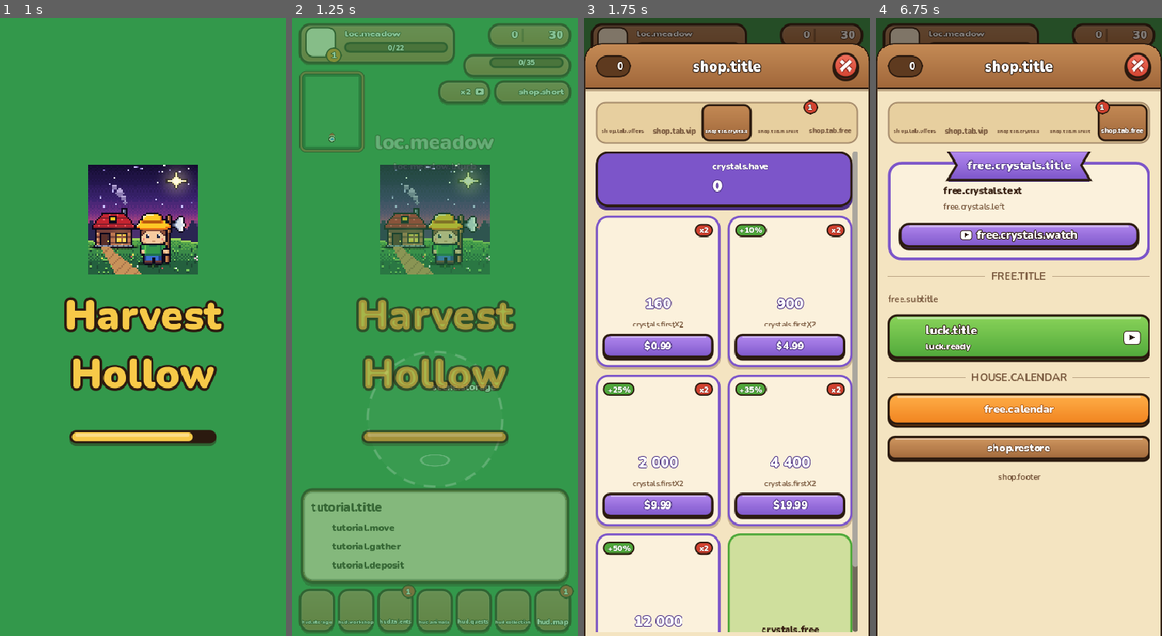
Above: before the commit, frames 1-4 (left to right).
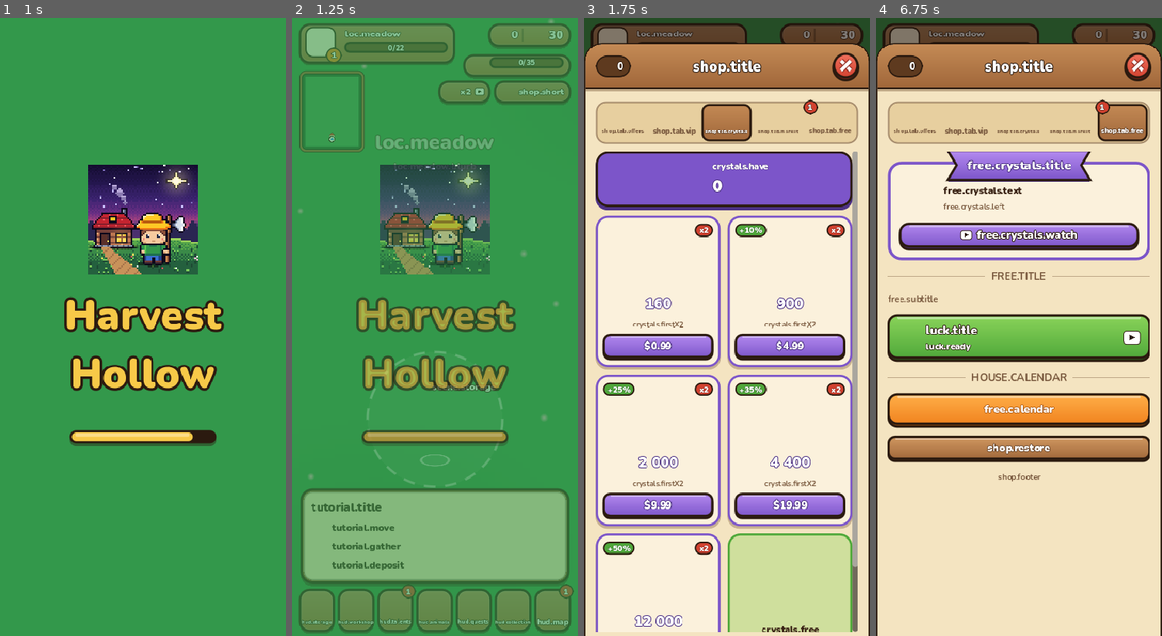
Above: after the commit, the same moments.

Repository: BaturinIgor/GameFarm
Game: Godot game, scene res://scenes/splash.tscn
The game is run twice, just before and just after one commit, with the same random seed, the same clock (stepped at 60 frames per second) and the same inputs.
Inputs (mouse positions are in pixels of both pictures, inside the frame that each line leads up to):
- Up to frame 1 (1 s): tap Enter at 0.5 s; move the mouse to (205, 296) at 0.52 s; click (205, 296) at 0.67 s
- Up to frame 2 (1.25 s): no input
- Up to frame 3 (1.75 s): click (798, 36) at 1.27 s
- Up to frame 4 (6.75 s): click (1047, 92) at 2 s; click (1116, 92) at 2.77 s; click (901, 611) at 3.52 s; click (938, 611) at 4.27 s; click (978, 611) at 5.02 s; click (1019, 611) at 5.77 s; click (1059, 611) at 6.52 s

Frame 1 is identical in both runs. In frame 2, less than 0.1% of the frame differs, in the area x 2-94%, y 0-75%; in frame 3, less than 0.1%; in frame 4, less than 0.1%.

Commit message:
Атмосфера локаций как в iOS (блики на воде, тени облаков, бабочки и пчёлы, погода, тонировка, темнота пещер); подписи вкладок видны
Co-Authored-By: Claude Opus 5.5 <noreply@anthropic.com>
Claude-Session: https://claude.ai/code/session_01KB9UT2PnJvNq3jxcqRz319

Diff:
--- a/godot/scripts/ui/ui_kit.gd
+++ b/godot/scripts/ui/ui_kit.gd
@@ -163,6 +163,8 @@
 			l.label_settings.font = font()
 		l.clip_text = true
 		l.size_flags_vertical = Control.SIZE_SHRINK_CENTER
+		# Обрезаемая подпись без растяжения получает нулевую ширину
+		l.size_flags_horizontal = Control.SIZE_EXPAND_FILL
 		inner.add_child(l)
 		var n := int(it[2]) if it.size() > 2 else 0
 		if n > 0:
--- /dev/null
+++ b/godot/scripts/world/features/atmosphere_feature.gd
@@ -0,0 +1,377 @@
+class_name AtmosphereFeature
+extends WorldFeature
+## Атмосфера локации как в iOS (addAtmosphere, decorateWater, updateAmbient): блики на воде и пузыри лавы,
+## тени облаков, бабочки и пчёлы, погода (лепестки, листья, пыльца, светлячки, песок, снег, искры, угольки,
+## звёзды), лёгкая тонировка и темнота в пещерах. Всё берётся из Locations: weather, tint, cloud_shadows,
+## critters, dark, lava.
+
+var _clouds: Array = []        ## Sprite2D
+var _critters: Array = []      ## {node, heading, phase, flier}
+var _on_camera: Array = []     ## узлы на камере (погода, тонировка, темнота) - убрать при смене карты
+var _size := Vector2.ZERO
+
+static var _spark: Texture2D
+static var _dark: Texture2D
+
+
+func build(world: World) -> void:
+	_size = world.layout.size
+	var spec: Dictionary = world.spec
+	if spec["kind"] == "home" or spec["kind"] == "dungeon":
+		return
+	_water(world, bool(spec.get("lava", false)))
+	if bool(spec.get("cloud_shadows", false)) and not bool(spec.get("dark", false)):
+		_build_clouds(world, bool(spec.get("lava", false)))
+	for emoji in spec.get("critters", []):
+		for i in 3:
+			_add_critter(world, str(emoji))
+	_weather(world, str(spec.get("weather", "")))
+	var tint: Color = spec.get("tint", Color(0, 0, 0, 0))
+	if tint.a > 0.0:
+		var rect := ColorRect.new()
+		rect.color = tint
+		rect.mouse_filter = Control.MOUSE_FILTER_IGNORE
+		rect.size = Vector2(1400, 2000)
+		rect.position = -rect.size / 2.0
+		rect.z_index = 900
+		_camera_child(world, rect)
+	if bool(spec.get("dark", false)):
+		var dark := Sprite2D.new()
+		dark.texture = _darkness()
+		dark.scale = Vector2.ONE * 2600.0 / 512.0
+		dark.z_index = 940
+		_camera_child(world, dark)
+
+
+func clear(_w: World) -> void:
+	_clouds.clear()
+	_critters.clear()
+	for n in _on_camera:
+		if is_instance_valid(n):
+			n.queue_free()
+	_on_camera.clear()
+
+
+func process(_world: World, dt: float) -> void:
+	for s in _clouds:
+		var c: Sprite2D = s
+		if not is_instance_valid(c):
+			continue
+		var half := c.texture.get_size() * c.scale / 2.0
+		c.position += Vector2(16.0, -5.0) * dt
+		if c.position.x - half.x > _size.x:
+			c.position.x = -half.x
+			c.position.y = randf_range(0.0, _size.y)
+		if c.position.y + half.y < 0.0:
+			c.position.y = _size.y + half.y
+	for cr in _critters:
+		var n: Node2D = cr["node"]
+		if not is_instance_valid(n):
+			continue
+		cr["phase"] = float(cr["phase"]) + dt
+		cr["heading"] = float(cr["heading"]) + sin(float(cr["phase"]) * 0.7) * dt * 1.4
+		var speed := 34.0 if cr["flier"] else 10.0
+		var h: float = cr["heading"]
+		n.position += Vector2(cos(h), -sin(h)) * speed * dt
+		if n.position.x < 60.0 or n.position.x > _size.x - 60.0 or n.position.y < 60.0 or n.position.y > _size.y - 60.0:
+			cr["heading"] = h + PI
+			n.position = n.position.clamp(Vector2(60, 60), _size - Vector2(60, 60))
+		var dir := cos(float(cr["heading"]))
+		if absf(dir) > 0.2:
+			(n as Sprite2D).flip_h = dir < 0.0
+
+
+func _camera_child(world: World, n: Node) -> void:
+	world.camera.add_child(n)
+	_on_camera.append(n)
+
+
+# MARK: Вода
+
+## Блики на воде (или пузыри на лаве) в случайных клетках.
+func _water(world: World, lava: bool) -> void:
+	var lay := world.layout
+	var cells: Array = []
+	for r in lay.rows:
+		for c in lay.cols:
+			if lay.is_water(c, r):
+				cells.append(Vector2i(c, r))
+	if cells.is_empty():
+		return
+	cells.shuffle()
+	var add := CanvasItemMaterial.new()
+	add.blend_mode = CanvasItemMaterial.BLEND_MODE_ADD
+	for cell in cells.slice(0, mini(40, cells.size() / 3 + 1)):
+		var s := Sprite2D.new()
+		s.position = lay.center(cell.x, cell.y)
+		s.modulate.a = 0.0
+		s.z_index = -5
+		if lava:
+			s.texture = Fx.dot_texture()
+			s.scale = Vector2.ONE * 4.5
+			s.modulate = Color(1, 0.85, 0.3, 0.0)
+		else:
+			s.texture = spark_texture()
+			s.material = add
+		world.flat.add_child(s)
+		var base := s.scale
+		var tw := s.create_tween().set_loops()
+		tw.tween_interval(randf_range(0.0, 3.0))
+		if lava:
+			tw.tween_property(s, "modulate:a", 1.0, 0.2)
+			tw.parallel().tween_property(s, "scale", base * 1.4, 0.8)
+			tw.tween_property(s, "modulate:a", 0.0, 0.15)
+			tw.parallel().tween_property(s, "scale", base * 2.0, 0.15)
+			tw.tween_property(s, "scale", base * 0.5, 0.0)
+			tw.tween_interval(randf_range(0.8, 2.5))
+		else:
+			tw.tween_property(s, "modulate:a", 0.7, 0.4)
+			tw.parallel().tween_property(s, "scale", base * 1.3, 0.4)
+			tw.tween_property(s, "modulate:a", 0.0, 0.6)
+			tw.parallel().tween_property(s, "scale", base * 0.6, 0.6)
+			tw.tween_interval(randf_range(1.0, 3.0))
+
+
+## Блик: крестик из четырёх лучей, яркий в середине.
+static func spark_texture() -> Texture2D:
+	if _spark == null:
+		var n := 15
+		var img := Image.create(n, n, false, Image.FORMAT_RGBA8)
+		var c := n / 2
+		for y in n:
+			for x in n:
+				var dx := absi(x - c)
+				var dy := absi(y - c)
+				var a := 0.0
+				if dx == 0 or dy == 0:
+					a = 1.0 - float(maxi(dx, dy)) / float(c + 1)
+				elif dx == 1 and dy == 1:
+					a = 0.5
+				img.set_pixel(x, y, Color(1, 1, 1, clampf(a, 0.0, 1.0)))
+		_spark = ImageTexture.create_from_image(img)
+	return _spark
+
+
+# MARK: Облака
+
+func _build_clouds(world: World, lava: bool) -> void:
+	for i in 5:
+		var tex := Sprites.texture("cloud_shadow" if i % 2 == 0 else "cloud_shadow2")
+		if tex == null:
+			tex = Fx.glow_texture()
+		var s := Sprite2D.new()
+		s.texture = tex
+		var want := Vector2(randf_range(420.0, 620.0), randf_range(300.0, 420.0))
+		s.scale = want / tex.get_size()
+		s.position = Vector2(randf_range(0.0, _size.x), randf_range(0.0, _size.y))
+		s.modulate = Color(0, 0, 0, 0.14 if lava else 0.08) if tex == Fx.glow_texture() else Color(1, 1, 1, 0.14 if lava else 0.08)
+		s.z_index = 40
+		world.fx.add_child(s)
+		_clouds.append(s)
+
+
+# MARK: Живность
+
+## Бабочки и пчёлы из пака (остальные эмодзи в шрифте не нарисовать - их пропускаем).
+func _add_critter(world: World, emoji: String) -> void:
+	var name := ""
+	var cell := 8
+	match emoji:
+		"🦋":
+			name = "an_butterfly"
+			cell = 8
+		"🐝":
+			name = "an_bee"
+			cell = 16
+		_:
+			return
+	var tex := Sprites.texture(name)
+	if tex == null:
+		return
+	var s := Sprite2D.new()
+	s.texture = tex
+	s.texture_filter = CanvasItem.TEXTURE_FILTER_NEAREST
+	s.hframes = maxi(1, tex.get_width() / cell)
+	s.vframes = maxi(1, tex.get_height() / cell)
+	var frames: Array = []
+	if name == "an_butterfly":
+		# Ряд - цвет бабочки, в ряду два кадра взмаха
+		var row := randi() % maxi(1, s.vframes)
+		frames = [row * s.hframes, row * s.hframes + mini(1, s.hframes - 1)]
+	else:
+		for i in mini(4, s.hframes):
+			frames.append(i)
+	s.frame = frames[0]
+	var side := 16.0 if name == "an_butterfly" else 26.0
+	s.scale = Vector2.ONE * side / float(cell)
+	s.position = Vector2(randf_range(80.0, _size.x - 80.0), randf_range(80.0, _size.y - 80.0))
+	s.z_index = 45
+	world.fx.add_child(s)
+	var step := 0.14 if name == "an_butterfly" else 0.06
+	var tw := s.create_tween().set_loops()
+	for f in frames:
+		var fr: int = f
+		tw.tween_callback(func() -> void: s.frame = fr)
+		tw.tween_interval(step)
+	_critters.append({"node": s, "heading": randf() * TAU, "phase": randf() * 6.0, "flier": true})
+
+
+# MARK: Погода
+
+func _weather(world: World, kind: String) -> void:
+	# Экономия батареи: без погоды
+	if kind == "" or Sound.battery_saver:
+		return
+	var p := CPUParticles2D.new()
+	p.amount = 24
+	p.lifetime = 8.0
+	p.preprocess = 8.0
+	p.local_coords = false
+	p.emission_shape = CPUParticles2D.EMISSION_SHAPE_RECTANGLE
+	p.emission_rect_extents = Vector2(390.0, 844.0) * 0.7
+	p.gravity = Vector2.ZERO
+	p.z_index = 930
+	p.texture = Fx.dot_texture()
+	var add := CanvasItemMaterial.new()
+	add.blend_mode = CanvasItemMaterial.BLEND_MODE_ADD
+	match kind:
+		"petals":
+			p.amount = 16
+			p.lifetime = 10.0
+			p.texture = Fx.glow_texture()
+			p.color = Color(1, 0.72, 0.85, 0.85)
+			p.scale_amount_min = 0.12
+			p.scale_amount_max = 0.2
+			_drift(p, 22.0, Vector2(-0.6, 0.8))
+			p.angular_velocity_min = -70.0
+			p.angular_velocity_max = 70.0
+		"leaves":
+			var leaf := Sprites.texture("fx_leaf_birch")
+			p.amount = 14
+			p.lifetime = 9.0
+			if leaf != null:
+				p.texture = leaf
+				p.scale_amount_min = 12.0 / float(leaf.get_width()) * 0.8
+				p.scale_amount_max = 12.0 / float(leaf.get_width()) * 1.2
+			else:
+				p.color = Color(0.9, 0.6, 0.2)
+				p.scale_amount_min = 4.0
+				p.scale_amount_max = 6.0
+			_drift(p, 30.0, Vector2(-0.7, 0.7))
+			p.angular_velocity_min = -90.0
+			p.angular_velocity_max = 90.0
+		"pollen":
+			p.amount = 40
+			p.lifetime = 7.0
+			p.material = add
+			p.color = Color(1, 0.97, 0.7, 0.45)
+			p.scale_amount_min = 1.2
+			p.scale_amount_max = 2.4
+			_wander(p, 9.0)
+		"fireflies":
+			p.amount = 28
+			p.lifetime = 6.0
+			p.material = add
+			p.texture = Fx.glow_texture()
+			p.scale_amount_min = 0.16
+			p.scale_amount_max = 0.26
+			p.color_ramp = _ramp([Color(0.85, 1, 0.35, 0), Color(0.85, 1, 0.35, 0.9), Color(0.85, 1, 0.35, 0.2),
+				Color(0.85, 1, 0.35, 0.9), Color(0.85, 1, 0.35, 0)], [0.0, 0.2, 0.5, 0.75, 1.0])
+			_wander(p, 14.0)
+		"sand":
+			p.amount = 80
+			p.lifetime = 4.0
+			p.color = Color(0.95, 0.85, 0.6, 0.5)
+			p.scale_amount_min = 1.0
+			p.scale_amount_max = 2.0
+			_drift(p, 110.0, Vector2(1.0, -0.1))
+			p.initial_velocity_min = 60.0
+		"snow":
+			p.amount = 90
+			p.lifetime = 10.0
+			p.color = Color(1, 1, 1, 0.9)
+			p.scale_amount_min = 1.6
+			p.scale_amount_max = 3.0
+			_drift(p, 36.0, Vector2(0.15, 1.0))
+		"motes":
+			p.amount = 28
+			p.lifetime = 6.0
+			p.material = add
+			p.texture = spark_texture()
+			p.color_ramp = _ramp([Color(0.7, 0.6, 1, 0), Color(0.7, 0.6, 1, 0.9), Color(0.7, 0.6, 1, 0)], [0.0, 0.5, 1.0])
+			p.scale_amount_min = 0.4
+			p.scale_amount_max = 0.8
+			_wander(p, 8.0)
+		"spray":
+			p.amount = 10
+			p.lifetime = 3.0
+			p.material = add
+			p.texture = spark_texture()
+			p.color_ramp = _ramp([Color(1, 1, 1, 0), Color(1, 1, 1, 0.8), Color(1, 1, 1, 0)], [0.0, 0.4, 1.0])
+			p.scale_amount_min = 0.5
+			p.scale_amount_max = 0.9
+			_wander(p, 4.0)
+		"embers":
+			p.amount = 70
+			p.lifetime = 5.0
+			p.material = add
+			p.texture = Fx.glow_texture()
+			p.scale_amount_min = 0.1
+			p.scale_amount_max = 0.18
+			p.color_ramp = _ramp([Color(1, 0.55, 0.15, 0), Color(1, 0.55, 0.15, 1), Color(1, 0.55, 0.15, 0.6),
+				Color(1, 0.55, 0.15, 0)], [0.0, 0.15, 0.6, 1.0])
+			_drift(p, 46.0, Vector2(0, -1))
+		"stars":
+			p.amount = 24
+			p.lifetime = 4.0
+			p.material = add
+			p.texture = spark_texture()
+			p.color_ramp = _ramp([Color(1, 0.95, 0.7, 0), Color(1, 0.95, 0.7, 1), Color(1, 0.95, 0.7, 0)], [0.0, 0.5, 1.0])
+			p.scale_amount_min = 0.5
+			p.scale_amount_max = 1.0
+			_wander(p, 6.0)
+			p.angular_velocity_min = -60.0
+			p.angular_velocity_max = 60.0
+		_:
+			p.queue_free()
+			return
+	_camera_child(world, p)
+
+
+static func _drift(p: CPUParticles2D, speed: float, dir: Vector2) -> void:
+	p.direction = dir.normalized()
+	p.spread = 25.0
+	p.initial_velocity_min = speed * 0.7
+	p.initial_velocity_max = speed * 1.3
+
+
+static func _wander(p: CPUParticles2D, speed: float) -> void:
+	p.direction = Vector2.RIGHT
+	p.spread = 180.0
+	p.initial_velocity_min = speed * 0.5
+	p.initial_velocity_max = speed
+
+
+static func _ramp(colors: Array, offsets: Array) -> Gradient:
+	var g := Gradient.new()
+	g.colors = PackedColorArray(colors)
+	g.offsets = PackedFloat32Array(offsets)
+	return g
+
+
+## Темнота пещер: прозрачно вокруг героя, темнее к краям экрана (Art.darkness).
+static func _darkness() -> Texture2D:
+	if _dark == null:
+		var g := Gradient.new()
+		g.colors = PackedColorArray([Color(0, 0, 0, 0), Color(0, 0, 0, 0.35), Color(0, 0, 0, 0.72)])
+		g.offsets = PackedFloat32Array([0.0, 0.45, 1.0])
+		var t := GradientTexture2D.new()
+		t.gradient = g
+		t.fill = GradientTexture2D.FILL_RADIAL
+		t.fill_from = Vector2(0.5, 0.5)
+		# Градиент от 6% до 24% размера, дальше - самый тёмный цвет
+		t.fill_to = Vector2(0.5 + 0.24, 0.5)
+		t.width = 512
+		t.height = 512
+		_dark = t
+	return _dark
--- a/godot/scripts/world/world.gd
+++ b/godot/scripts/world/world.gd
@@ -16,6 +16,7 @@
 	"res://scripts/world/features/event_feature.gd",
 	"res://scripts/world/features/gates_feature.gd",
 	"res://scripts/world/features/royal_garden_feature.gd",
+	"res://scripts/world/features/atmosphere_feature.gd",
 ]
 
 @export var joystick: Joystick
